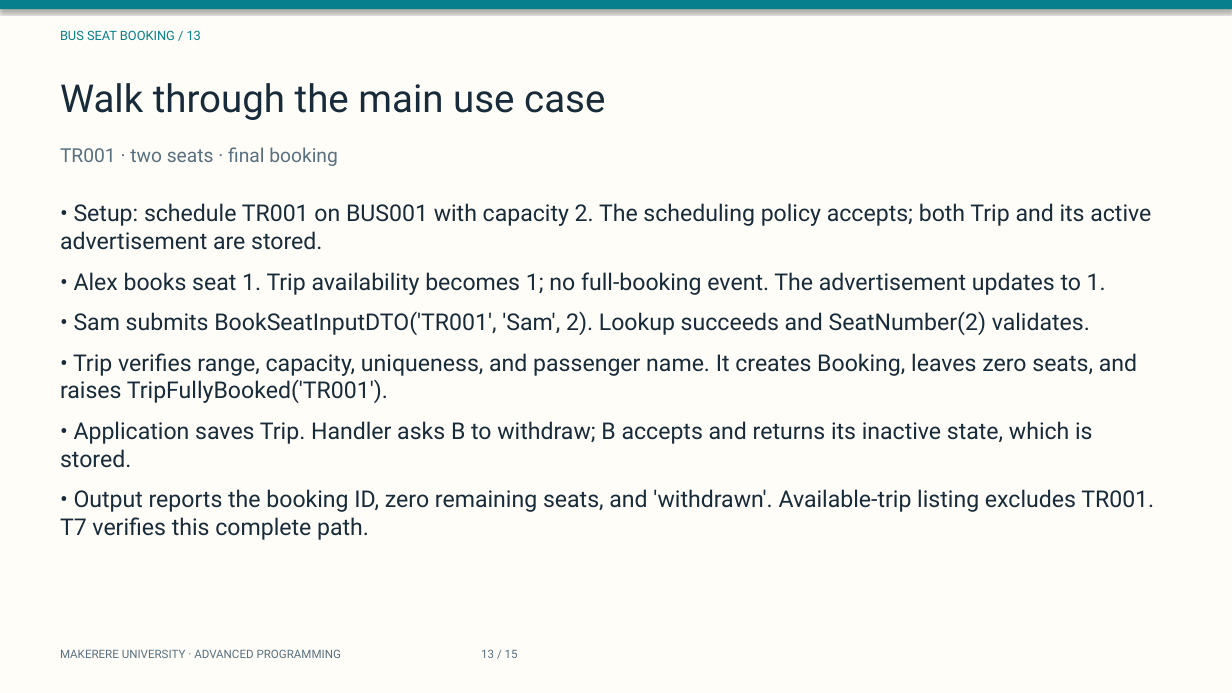
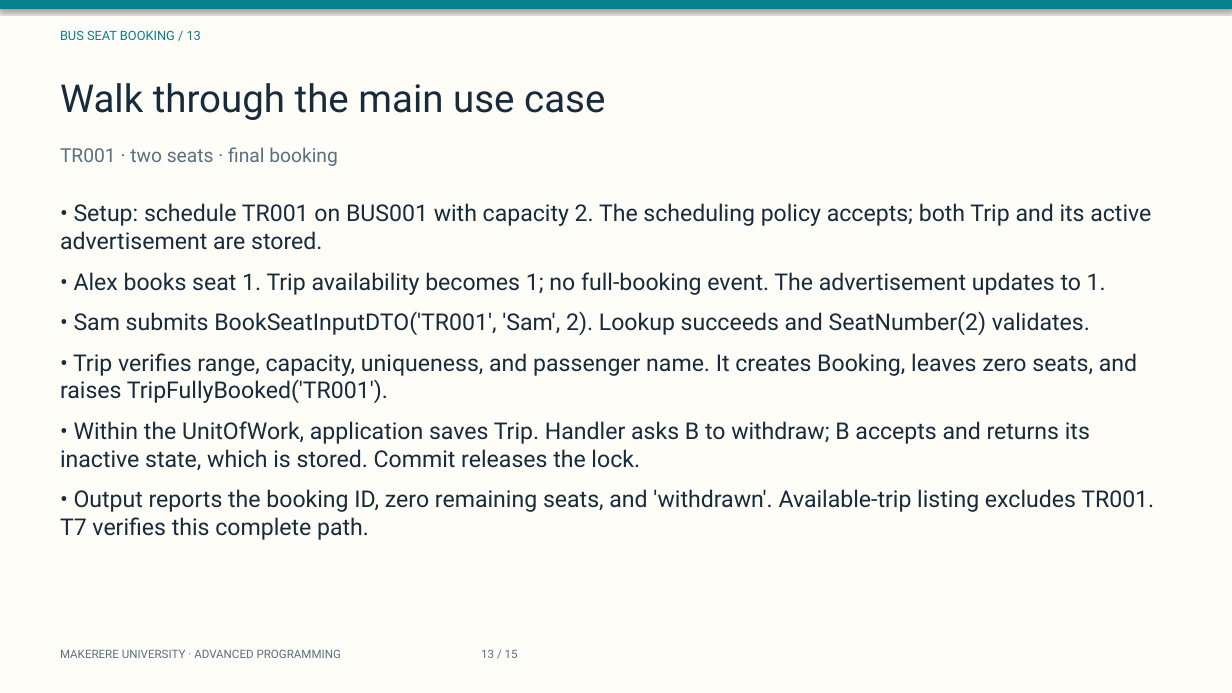
Before and after one commit to TIMOTHY-ctrl/Advancedprogramming_assignment_group_repo, a slide deck: slide 13 of presentation/coursework-slides.pptx. Drawn at 1232x693 pixels with LibreOffice and Linux fonts; fonts in the diff are those of the drawing. Boxes give left, top, right and bottom in pixels: in the first picture for what was removed or moved away, otherwise in the second. Text is boxed around its words. In the diff, an @@ line names an element or a change of style, - is before the commit and + after.

```diff
--- a/presentation/coursework-slides.pptx
+++ b/presentation/coursework-slides.pptx
@@ text at (60, 421, 1090, 470): text changed @@
-• Application saves Trip. Handler asks B to withdraw; B accepts and returns its inactive state, which is stored.
+• Within the UnitOfWork, application saves Trip. Handler asks B to withdraw; B accepts and returns its inactive state, which is stored. Commit releases the lock.
```
Also in this commit, not shown: 8 other slides changed, 57 other files.
